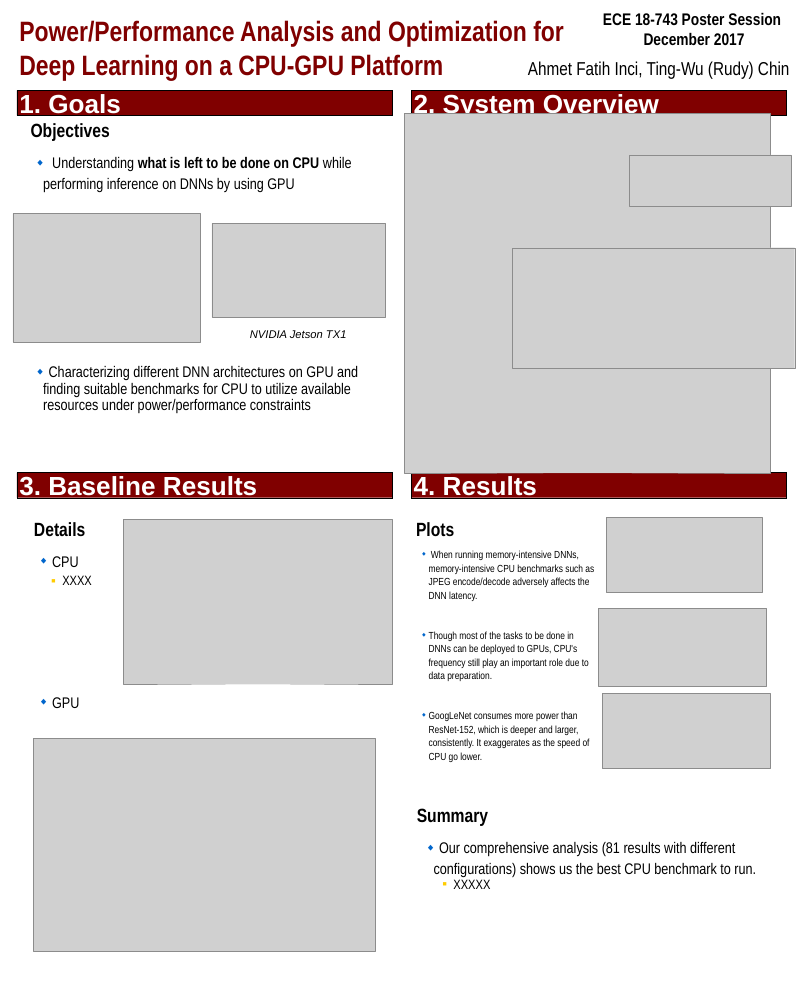
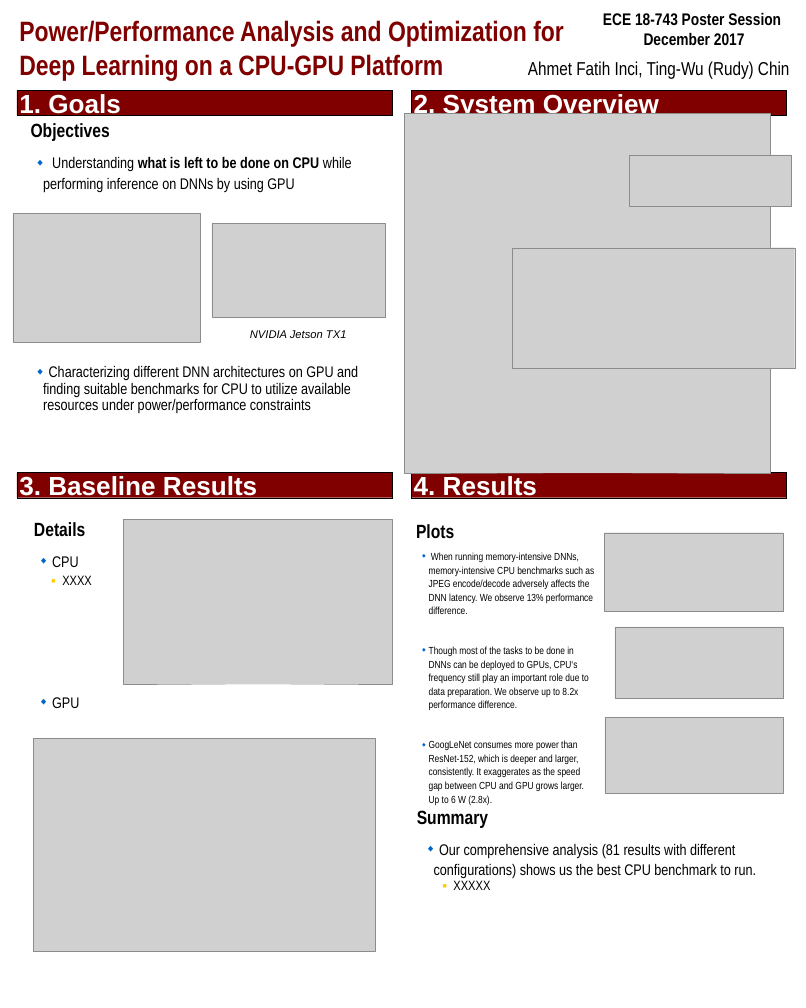
Before and after one commit to afinci/18-743-Power-and-Performance-optimizations-for-DNNs-on-CPU-GPU, a slide deck: slide 1 of poster/ece743_poster.ppt. Drawn at 806x1008 pixels with LibreOffice and Linux fonts; fonts in the diff are those of the drawing; grey boxes stand for pictures. Boxes give left, top, right and bottom in pixels: in the first picture for what was removed or moved away, otherwise in the second. Text is boxed around its words. In the diff, an @@ line names an element or a change of style, - is before the commit and + after.

Commit message:
update poster

```diff
--- a/poster/ece743_poster.ppt
+++ b/poster/ece743_poster.ppt
@@ picture: place and size @@
-picture at bbox=[606, 518, 762, 592]
+picture at bbox=[604, 532, 783, 611]
@@ text at bbox=[429, 552, 594, 805]: text changed @@
-  ◆ When running memory-intensive DNNs, memory-intensive CPU benchmarks such as JPEG encode/decode adversely affects the DNN latency.
-  ◆ Though most of the tasks to be done in DNNs can be deployed to GPUs, CPU's frequency still play an important role due to data preparation.
-  ◆ GoogLeNet consumes more power than ResNet-152, which is deeper and larger, consistently. It exaggerates as the speed of CPU go lower.
+  ◆ When running memory-intensive DNNs, memory-intensive CPU benchmarks such as JPEG encode/decode adversely affects the DNN latency. We observe 13% performance difference.
+  ◆ Though most of the tasks to be done in DNNs can be deployed to GPUs, CPU‘s frequency still play an important role due to data preparation. We observe up to 8.2x performance difference.
+  ◆ GoogLeNet consumes more power than ResNet-152, which is deeper and larger, consistently. It exaggerates as the speed gap between CPU and GPU grows larger. Up to 6 W (2.8x).
@@ picture: place and size @@
-picture at bbox=[602, 693, 770, 768]
+picture at bbox=[615, 627, 783, 698]
@@ picture: place and size @@
-picture at bbox=[599, 608, 767, 686]
+picture at bbox=[605, 717, 783, 793]
```
